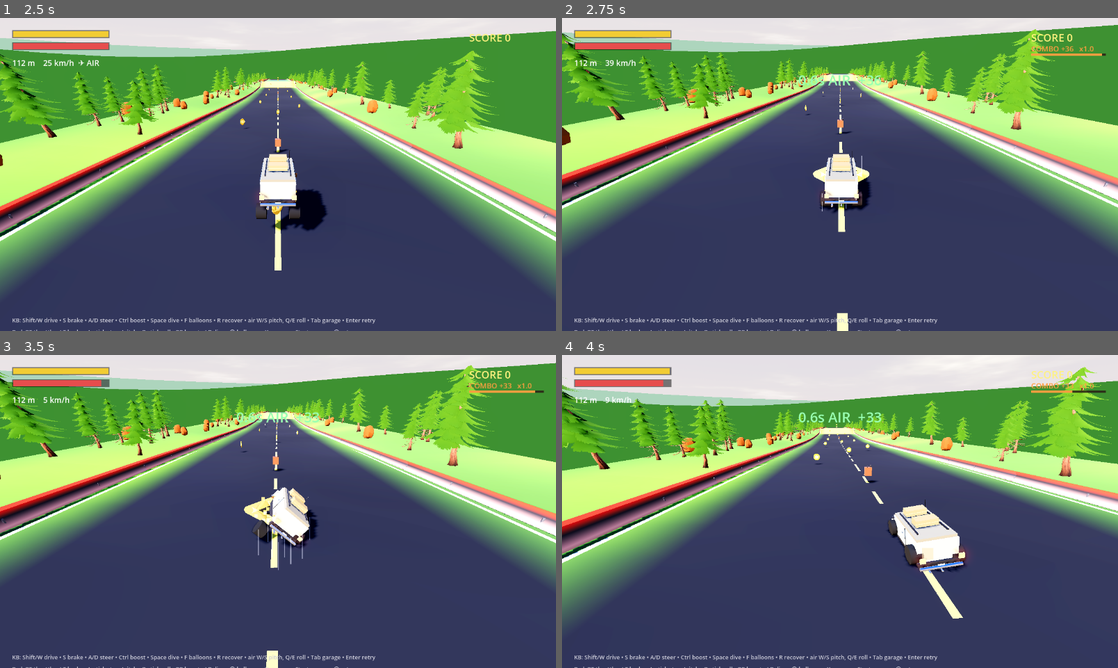
Above: before the commit, frames 1-4 (two rows, left to right).
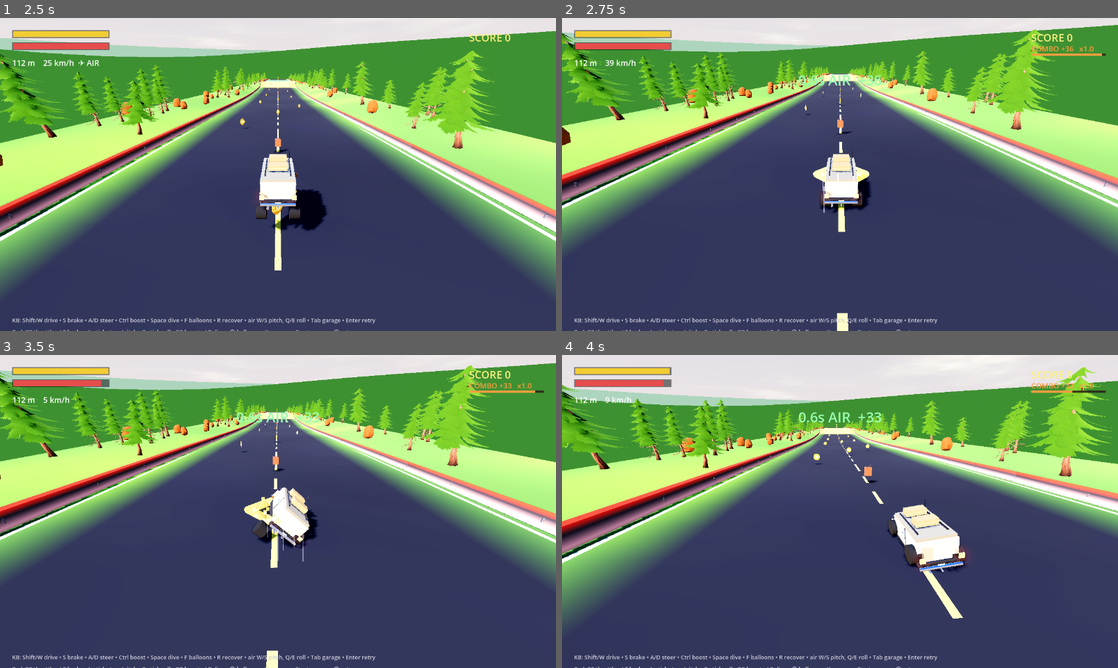
Above: after the commit, the same moments.

Repository: MilkManManiac/HillClimbRacer
Game: Godot game, scene res://scenes/HillClimb.tscn
Same seed, same stepped clock (60 frames per second), same inputs: the game is played once before the commit and once after it.
Inputs (mouse positions are in pixels of both pictures, inside the frame that each line leads up to):
- Up to frame 1 (2.5 s): click "🏁 CLASSIC" at 0.5 s; click "🏁 CLASSIC" at 1.25 s; click "START ▶ (Enter / Ⓐ)" at 2 s
- Up to frame 2 (2.75 s): no input
- Up to frame 3 (3.5 s): tap Enter (restart) at 2.75 s; move the mouse to (400, 495) at 2.77 s; hold E (roll_right) from 2.78 s (still down); hold F (float) from 2.78 s (still down); click (400, 495) at 2.92 s; tap Tab (toggle_shop) at 3.02, 3.32 s
- Up to frame 4 (4 s): release E (roll_right) at 3.5 s; release F (float) at 3.5 s; drag from (728, 527) to (812, 574) at 3.52 s

Frame 1 is identical in both runs. In frame 2, less than 0.1% of the frame differs, in the area x 46-54%, y 44-65%; in frame 3, 0.2%, in the area x 46-56%, y 48-69%; in frame 4, nothing differs.

Commit message:
HC v7.8: wreck explosions + impact FX language
Health deaths now detonate: expanding hot-orange core flash, thin ground
shockwave ring, orange light flicker, one-shot debris chunk burst plus the
body's own remaining panels, then a fire-lick/ember smolder under a rising
smoke column (~4 s). Camera kick + hard thud ride the existing landed signal,
so no HCMain changes. Dry-tank deaths still park quietly. Retry/respawn park
the whole rig instantly.

Landing language: big impacts add a directional dirt spray ploughed along
travel; PERFECT landings answer with a clean white shockwave instead of dirt.
play_wreck gains a 42 Hz sub thump and a crackle tail.

New _fx_puff_mat/_soft_puff_tex: scale-respecting particle billboards with a
soft radial sprite — the legacy dust material's BILLBOARD_ENABLED discards
per-particle scale (and code-path BILLBOARD_PARTICLES needs 1x1 anim frames),
which is why the first pass rendered giant hard-edged squares.

tests/WreckShot.tscn captures the explosion timeline as PNGs for eyeballing
(with per-emitter --diag isolation).

Co-Authored-By: Claude Fable 5 <noreply@anthropic.com>

Diff:
--- a/scripts/hc/HCAudio.gd
+++ b/scripts/hc/HCAudio.gd
@@ -444,21 +444,36 @@
 
 ## A noisy crunch (low-passed noise) over a low sine thud — the wreck sound.
 func _make_wreck() -> PackedVector2Array:
-	var dur := 0.45
+	# three layers: the original metal crunch (front-loaded), a 42 Hz sub thump so the
+	# explosion lands in the chest, and a sparse crackle tail (debris settling) that
+	# rises after the hit and dies with the buffer
+	var dur := 0.9
 	var n := int(dur * MIX_RATE)
 	var buf := PackedVector2Array()
 	buf.resize(n)
 	var lp := 0.0
 	var ph := 0.0
+	var sph := 0.0
+	var crk := 0.0
 	var inc := TAU * 70.0 / MIX_RATE
+	var sinc := TAU * 42.0 / MIX_RATE
 	for i in range(n):
 		var t := float(i) / float(maxi(n, 1))
-		var env := pow(1.0 - t, 2.2)
+		# the crunch occupies the first half of the (now longer) buffer at its old feel
+		var tc := minf(t * 2.0, 1.0)
+		var env := pow(1.0 - tc, 2.2)
 		lp = lerpf(lp, randf() * 2.0 - 1.0, 0.4)
-		var thud := sin(ph) * pow(1.0 - t, 4.0)
-		var v := clampf((lp * 0.5 + thud * 0.4) * env * 0.85, -0.95, 0.95)
+		var thud := sin(ph) * pow(1.0 - tc, 4.0)
+		var sub := sin(sph) * pow(1.0 - t, 2.6) * 0.5
+		# crackle: rare impulses smeared through a one-pole low-pass, fading over the tail
+		if randf() < 0.015:
+			crk = randf() * 2.0 - 1.0
+		crk *= 0.994
+		var tail := crk * clampf(t * 6.0, 0.0, 1.0) * pow(1.0 - t, 1.6) * 0.55
+		var v := clampf((lp * 0.5 + thud * 0.4) * env * 0.85 + sub + tail, -0.95, 0.95)
 		buf[i] = Vector2(v, v)
 		ph = fmod(ph + inc, TAU)
+		sph = fmod(sph + sinc, TAU)
 	return buf
 
 ## Low thud for landings. strength 0-1 scales both loudness and how boomy/long it is —
--- a/scripts/hc/HCCar.gd
+++ b/scripts/hc/HCCar.gd
@@ -82,6 +82,19 @@
 var _dust: GPUParticles3D        # small landing dust (soft touchdowns)
 var _dust_big: GPUParticles3D    # bigger landing dust (hard impacts)
 var _ring_puff: GPUParticles3D   # ground-hugging ring puff (really hard landings)
+var _dust_dir: GPUParticles3D    # directional dirt spray along travel (big landings)
+var _perfect_ring: GPUParticles3D  # clean white shockwave — the PERFECT-landing read
+# --- wreck explosion rig (pre-built once; a wreck only restarts/pokes it) ------
+var _expl_root: Node3D           # top_level holder so the fireball ignores body tilt
+var _expl_flash: MeshInstance3D  # emissive core sphere: expands + fades in ~0.25 s
+var _expl_ring: MeshInstance3D   # ground shockwave torus: expands + fades in ~0.6 s
+var _expl_light: OmniLight3D     # orange flicker over the first ~0.7 s
+var _expl_smoke: GPUParticles3D  # thick column that rises/disperses ~3.5 s
+var _expl_fire: GPUParticles3D   # flame licks smoldering at the wreck ~2 s
+var _expl_embers: GPUParticles3D # sparks lofting off the fire
+var _expl_debris: GPUParticles3D # tumbling low-poly chunks (covers GLB bodies too)
+var _expl_t: float = -1.0        # explosion timeline clock (-1 = idle)
+var _exploded: bool = false      # one fireball per death
 var _rockets: Array[Node3D] = []
 var _rocket_flames: Array[GPUParticles3D] = []
 var _rocket_cores: Array[GPUParticles3D] = []   # bright inner core of the boost jets
@@ -260,6 +273,7 @@
 	_build_airbrake()
 	_build_cans()
 	_build_dust()
+	_build_explosion()
 	_build_rockets()
 	_build_balloons()
 	_build_smoke()
@@ -275,6 +289,10 @@
 	center_of_mass = Vector3(0, com_height, 0)
 
 func _physics_process(delta: float) -> void:
+	# the explosion timeline must keep animating regardless of alive/dead/frozen —
+	# a retry can race a mid-anim fireball and would otherwise freeze it on screen
+	if _expl_t >= 0.0:
+		_update_explosion(delta)
 	if dead:
 		# any death path (health, off-map, gap fall, fuel) reaches this guard on the
 		# next tick — the one place a still-open combo pot reliably drops
@@ -285,6 +303,11 @@
 			linear_velocity = Vector3.ZERO
 			angular_velocity = Vector3.ZERO
 			freeze = true
+			# the fireball is for VIOLENT deaths only — coasting to a stop on an
+			# empty tank parks quietly; health deaths (crash/off-road/off-map) blow
+			if not _exploded and health <= 0.0:
+				_exploded = true
+				_explode()
 		return
 	var up := global_transform.basis.y
 	var fwd := -global_transform.basis.z
@@ -770,6 +793,10 @@
 				var hv := Vector3(linear_velocity.x, 0.0, linear_velocity.z)
 				if hv.length() > 2.0:
 					linear_velocity += hv.normalized() * 1.5
+				# the skill read: a clean white shockwave instead of dirt
+				if _perfect_ring:
+					_perfect_ring.global_position = global_position + Vector3(0, -0.3, 0)
+					_perfect_ring.restart()
 		else:
 			trick_text = "SLOPPY LANDING!"
 			_trick_timer = 1.4
@@ -788,6 +815,13 @@
 			if _ring_puff:
 				_ring_puff.global_position = puff_pos
 				_ring_puff.restart()
+			# plough a dirt spray FORWARD along travel — a big hit should visibly
+			# throw ground where you're going, not just puff in place
+			var hvel := Vector3(vel.x, 0.0, vel.z)
+			if _dust_dir and hvel.length() > 4.0:
+				_dust_dir.global_transform = Transform3D(
+						Basis.looking_at(hvel.normalized(), Vector3.UP), puff_pos)
+				_dust_dir.restart()
 		elif _dust:
 			_dust.global_position = puff_pos
 			_dust.restart()
@@ -939,6 +973,7 @@
 	global_transform = Transform3D(Basis(), start)
 	reset_physics_interpolation()
 	_restore_shed_panels()   # full health again -> put the panels back on
+	_expl_reset()            # no smoke column hanging over the fresh run
 
 ## Un-hide every panel shedding hid, clear the shed-tracking list, drop the
 ## threshold memory back to full health, and free any clones still tumbling
@@ -1054,6 +1089,7 @@
 	_combo_time = 0.0
 	_drift_seg_pts = 0.0
 	reset_physics_interpolation()
+	_expl_reset()   # a pit-fall respawn must not leave a fireball animating below
 	# NOTE: health is NOT restored on a checkpoint respawn (only reset_run does that),
 	# so shed panels intentionally stay off — the car should still look as beat-up as
 	# its HP says. Any clones still tumbling from the wipeout keep animating/self-free
@@ -2542,6 +2578,44 @@
 	# small, subtle pop at a panel's spot the instant it detaches — reuses the same
 	# dust-puff shape/material as landings, just tiny, so it doesn't need its own asset.
 	_panel_pop = _make_dust(10, 0.4, 1.0, 2.4, 55.0, 0.12, 0.3, 0.5)
+	# directional dirt spray for BIG landings: fired aimed along travel so the hit
+	# visibly ploughs forward instead of only puffing straight up
+	_dust_dir = _make_dust(30, 0.7, 8.0, 14.0, 14.0, 0.5, 1.2, 0.66)
+	var ddm := _dust_dir.process_material as ParticleProcessMaterial
+	ddm.direction = Vector3(0, 0.35, -1.0)   # forward-and-slightly-up in emitter space
+	ddm.gravity = Vector3(0, -9.0, 0)
+	# PERFECT landings answer with a clean white shockwave instead of dirt — the
+	# reward has to read at a glance as "that was skill", not "that was a crash"
+	_perfect_ring = GPUParticles3D.new()
+	_perfect_ring.amount = 26
+	_perfect_ring.lifetime = 0.45
+	_perfect_ring.one_shot = true
+	_perfect_ring.emitting = false
+	_perfect_ring.explosiveness = 1.0
+	_perfect_ring.local_coords = false
+	var ppm := ParticleProcessMaterial.new()
+	ppm.emission_shape = ParticleProcessMaterial.EMISSION_SHAPE_RING
+	ppm.emission_ring_axis = Vector3.UP
+	ppm.emission_ring_radius = 0.5
+	ppm.emission_ring_inner_radius = 0.3
+	ppm.emission_ring_height = 0.05
+	ppm.direction = Vector3(0, 0.05, 0)
+	ppm.spread = 4.0
+	ppm.initial_velocity_min = 0.4
+	ppm.initial_velocity_max = 0.9
+	ppm.radial_accel_min = 14.0
+	ppm.radial_accel_max = 19.0
+	ppm.gravity = Vector3.ZERO
+	ppm.scale_min = 0.5
+	ppm.scale_max = 0.9
+	_perfect_ring.process_material = ppm
+	var pqm := QuadMesh.new()
+	pqm.size = Vector2(0.4, 0.4)
+	# soft scale-respecting sprite — the shared dust billboard would render these
+	# as hard 0.5 m squares (see _fx_puff_mat)
+	pqm.material = _fx_puff_mat(Color(0.95, 0.98, 1.0, 0.8), true)
+	_perfect_ring.draw_pass_1 = pqm
+	add_child(_perfect_ring)
 
 ## A brief expanding ring of dust that hugs the ground — only fires on the really
 ## hard landings. Uses an emission RING (flat, at ground level) with radial
@@ -2580,6 +2654,237 @@
 	qm.material = dm
 	_ring_puff.draw_pass_1 = qm
 	add_child(_ring_puff)
+
+# --- wreck explosion -----------------------------------------------------------
+
+## Soft radial sprite (white core fading to clear) shared by the explosion emitters.
+## Without a texture, particle quads read as HARD-EDGED SQUARES the instant they get
+## big — fine for the tiny legacy dust puffs, ruinous for a 6 m smoke billow.
+static var _puff_tex: GradientTexture2D
+
+static func _soft_puff_tex() -> GradientTexture2D:
+	if _puff_tex == null:
+		var g := Gradient.new()
+		# assign both arrays wholesale — add_point/set_color index games left the
+		# endpoint opaque once (the square-rim/ring artifact)
+		g.offsets = PackedFloat32Array([0.0, 0.55, 1.0])
+		g.colors = PackedColorArray([Color(1, 1, 1, 1), Color(1, 1, 1, 0.55), Color(1, 1, 1, 0)])
+		_puff_tex = GradientTexture2D.new()
+		_puff_tex.gradient = g
+		_puff_tex.fill = GradientTexture2D.FILL_RADIAL
+		_puff_tex.fill_from = Vector2(0.5, 0.5)
+		_puff_tex.fill_to = Vector2(0.5, 0.0)
+		_puff_tex.width = 64
+		_puff_tex.height = 64
+	return _puff_tex
+
+## Particle billboard that RESPECTS per-particle scale (BILLBOARD_PARTICLES +
+## keep_scale) — the legacy dust material's plain BILLBOARD_ENABLED silently
+## discards it, which is why its emitters tune size via mesh size instead.
+func _fx_puff_mat(col: Color, additive: bool) -> StandardMaterial3D:
+	var m := StandardMaterial3D.new()
+	m.albedo_color = col
+	m.albedo_texture = _soft_puff_tex()
+	m.vertex_color_use_as_albedo = true   # lets a color_ramp fade ride on top
+	m.transparency = BaseMaterial3D.TRANSPARENCY_ALPHA
+	if additive:
+		m.blend_mode = BaseMaterial3D.BLEND_MODE_ADD
+	m.billboard_mode = BaseMaterial3D.BILLBOARD_PARTICLES
+	m.billboard_keep_scale = true
+	# BILLBOARD_PARTICLES drives UVs from the anim-frame grid; the code-path default
+	# of 0 frames degenerates the UVs into square/ring artifacts — 1x1 = whole texture
+	m.particles_anim_h_frames = 1
+	m.particles_anim_v_frames = 1
+	m.particles_anim_loop = false
+	m.shading_mode = BaseMaterial3D.SHADING_MODE_UNSHADED
+	return m
+
+## Everything the fireball needs, built ONCE at spawn and parked invisible. A wreck
+## only restarts emitters and pokes scales/energies — probes kill cars constantly
+## (StuntProbe/MapProbe/TrialProbe), so death must never allocate.
+func _build_explosion() -> void:
+	_expl_root = Node3D.new()
+	_expl_root.top_level = true   # the fireball sits in the WORLD; a tipped-over body must not tilt it
+	_expl_root.visible = false
+	add_child(_expl_root)
+	# core flash: emissive sphere that balloons out and burns off in a quarter second
+	_expl_flash = MeshInstance3D.new()
+	var fm := SphereMesh.new()
+	fm.radius = 1.0
+	fm.height = 2.0
+	var fmat := StandardMaterial3D.new()
+	fmat.albedo_color = Color(1.0, 0.5, 0.12, 0.85)   # HOT orange — pale washed to butter
+	fmat.emission_enabled = true
+	fmat.emission = Color(1.0, 0.42, 0.08)
+	fmat.emission_energy_multiplier = 8.0
+	fmat.transparency = BaseMaterial3D.TRANSPARENCY_ALPHA
+	fmat.blend_mode = BaseMaterial3D.BLEND_MODE_ADD
+	fmat.shading_mode = BaseMaterial3D.SHADING_MODE_UNSHADED
+	fm.material = fmat
+	_expl_flash.mesh = fm
+	_expl_flash.visible = false
+	_expl_root.add_child(_expl_flash)
+	# ground shockwave: flat torus that races outward (TorusMesh already lies in XZ —
+	# the pickup ring's 90° rotation bug is exactly what NOT to do here)
+	_expl_ring = MeshInstance3D.new()
+	var tm := TorusMesh.new()
+	# thin tube: uniform scaling fattens the tube with the ring — at 11x a fat torus
+	# reads as a giant mud donut, a 0.04 tube stays a crisp racing shockwave
+	tm.inner_radius = 0.92
+	tm.outer_radius = 1.0
+	var tmat := StandardMaterial3D.new()
+	tmat.albedo_color = Color(1.0, 0.85, 0.55, 0.85)
+	tmat.emission_enabled = true
+	tmat.emission = Color(1.0, 0.6, 0.2)
+	tmat.emission_energy_multiplier = 3.4
+	tmat.transparency = BaseMaterial3D.TRANSPARENCY_ALPHA
+	tmat.blend_mode = BaseMaterial3D.BLEND_MODE_ADD
+	tmat.shading_mode = BaseMaterial3D.SHADING_MODE_UNSHADED
+	tm.material = tmat
+	_expl_ring.mesh = tm
+	_expl_ring.visible = false
+	_expl_root.add_child(_expl_ring)
+	# orange flicker light — sells the flash on the surrounding road/rails at night
+	_expl_light = OmniLight3D.new()
+	_expl_light.light_color = Color(1.0, 0.58, 0.2)
+	_expl_light.omni_range = 20.0
+	_expl_light.light_energy = 0.0
+	_expl_light.shadow_enabled = false
+	_expl_root.add_child(_expl_light)
+	# smoke column: dark, slow, billows fat (growth 2.4) and drifts up for seconds
+	_expl_smoke = _make_smoke(Color(0.10, 0.10, 0.11, 0.8), 1.2, 2.6, 2.2, 4.2, Vector3(0, 1, 0), 56, 3.2, 0.5, 2.4)
+	_expl_smoke.one_shot = true
+	_expl_smoke.explosiveness = 0.25   # staggered spawn -> a rising COLUMN, not one blob
+	# soft particle-billboard material so the big scales + growth curve actually apply
+	(_expl_smoke.draw_pass_1 as QuadMesh).material = _fx_puff_mat(Color(1, 1, 1, 1), false)
+	_expl_root.add_child(_expl_smoke)
+	# flame licks that smolder at the wreck for a couple of seconds after the flash
+	_expl_fire = _make_smoke(Color(1.0, 0.45, 0.1, 0.85), 0.5, 1.1, 1.6, 3.2, Vector3(0, 1, 0), 44, 1.0, 1.2, 0.55)
+	_expl_fire.one_shot = true
+	_expl_fire.explosiveness = 0.0     # spread across the window = licking, not bursting
+	(_expl_fire.draw_pass_1 as QuadMesh).material = _fx_puff_mat(Color(1, 1, 1, 1), true)
+	_expl_root.add_child(_expl_fire)
+	# embers: tiny additive sparks lofting off the fire — own small quad + a material
+	# that keeps particle scale (the shared dust material would render 0.5 m squares)
+	_expl_embers = _make_dust(30, 1.6, 3.0, 7.0, 70.0, 0.6, 1.0, 0.9)
+	remove_child(_expl_embers)   # _make_dust parents to the car; the rig owns it
+	_expl_root.add_child(_expl_embers)
+	var eq := QuadMesh.new()
+	eq.size = Vector2(0.09, 0.09)
+	eq.material = _fx_puff_mat(Color(1.0, 0.6, 0.15, 0.95), true)
+	_expl_embers.draw_pass_1 = eq
+	(_expl_embers.process_material as ParticleProcessMaterial).gravity = Vector3(0, -2.0, 0)
+	# debris: tumbling low-poly chunks — covers imported GLB bodies, which have no
+	# small panels for the shed machinery to throw
+	_expl_debris = GPUParticles3D.new()
+	_expl_debris.amount = 26
+	_expl_debris.lifetime = 1.5
+	_expl_debris.one_shot = true
+	_expl_debris.emitting = false
+	_expl_debris.explosiveness = 1.0
+	_expl_debris.local_coords = false
+	var dpm := ParticleProcessMaterial.new()
+	dpm.direction = Vector3(0, 1, 0)
+	dpm.spread = 70.0
+	dpm.initial_velocity_min = 6.0
+	dpm.initial_velocity_max = 13.0
+	dpm.gravity = Vector3(0, -14.0, 0)
+	dpm.angle_min = 0.0
+	dpm.angle_max = 360.0
+	dpm.angular_velocity_min = -360.0
+	dpm.angular_velocity_max = 360.0
+	dpm.scale_min = 0.5
+	dpm.scale_max = 1.3
+	_expl_debris.process_material = dpm
+	var dbm := BoxMesh.new()
+	dbm.size = Vector3(0.22, 0.1, 0.26)
+	var dmat := StandardMaterial3D.new()
+	dmat.albedo_color = Color(0.22, 0.21, 0.2)
+	dmat.roughness = 0.8
+	dbm.material = dmat
+	_expl_debris.draw_pass_1 = dbm
+	_expl_root.add_child(_expl_debris)
+
+## Light the fireball at the wreck's resting spot. Only health deaths reach here
+## (see the dead guard) — a dry tank parks quietly.
+func _explode() -> void:
+	if _expl_root == null:
+		return
+	var pos := global_position + Vector3(0, 0.4, 0)
+	_expl_root.visible = true
+	_expl_root.global_position = pos
+	# the shockwave hugs the GROUND under the wreck, not the (possibly airborne) body
+	var gy := pos.y - 0.6
+	if terrain:
+		gy = (float(terrain.call("height_at_y", pos.x, pos.z, pos.y)) if _ter_hint
+				else float(terrain.call("height_at", pos.x, pos.z)))
+	_expl_ring.global_position = Vector3(pos.x, gy + 0.15, pos.z)
+	_expl_flash.visible = true
+	_expl_flash.scale = Vector3.ONE * 0.6
+	_expl_ring.visible = true
+	_expl_ring.scale = Vector3.ONE
+	_expl_light.light_energy = 7.0
+	_expl_smoke.restart()
+	_expl_fire.restart()
+	_expl_embers.restart()
+	_expl_debris.restart()
+	_expl_t = 0.0
+	# procedural bodies also throw their REAL remaining panels — far juicier than
+	# generic chunks (GLB shells are one mesh, nothing to shed — the debris covers them)
+	if _glb_top == 0.0 and _body != null:
+		_shed_n_panels(4)
+	# one strong synthetic "landing": HCMain turns it into the camera kick/FOV punch
+	# and HCAudio into a hard body thud layered under play_wreck — both connect to
+	# this signal already, so the explosion needs no new cross-file plumbing
+	landed.emit(26.0, 0.0)
+
+## Park the rig instantly (retry/respawn) — no lingering smoke over a fresh run.
+func _expl_reset() -> void:
+	_exploded = false
+	_expl_t = -1.0
+	if _expl_root == null:
+		return
+	_expl_root.visible = false
+	_expl_flash.visible = false
+	_expl_ring.visible = false
+	_expl_light.light_energy = 0.0
+	for p in [_expl_smoke, _expl_fire, _expl_embers, _expl_debris]:
+		if p:
+			p.emitting = false
+
+## Drive the flash/ring/light timeline. Runs from _physics_process whenever the
+## clock is live — including after a respawn raced a mid-anim fireball.
+func _update_explosion(delta: float) -> void:
+	_expl_t += delta
+	var t := _expl_t
+	# flash: balloon 0.6 -> ~4.5 with a fast ease-out, alpha burns off by 0.25 s
+	if t < 0.25:
+		var k := 1.0 - pow(1.0 - t / 0.25, 2.0)
+		_expl_flash.scale = Vector3.ONE * lerpf(0.6, 3.6, k)
+		var fmat := (_expl_flash.mesh as SphereMesh).material as StandardMaterial3D
+		fmat.albedo_color.a = 0.9 * (1.0 - t / 0.25)
+	elif _expl_flash.visible:
+		_expl_flash.visible = false
+	# ring: races out to ~9 m and thins away by 0.5 s (Y stays 1 — the tube must
+	# not fatten vertically as the ring grows; alpha dies on a steeper curve so the
+	# late wide ring never lingers as a tan band across the road)
+	if t < 0.5:
+		var rk := 1.0 - pow(1.0 - t / 0.5, 2.4)
+		var rs := lerpf(1.0, 9.0, rk)
+		_expl_ring.scale = Vector3(rs, 1.0, rs)
+		var tmat := (_expl_ring.mesh as TorusMesh).material as StandardMaterial3D
+		tmat.albedo_color.a = 0.85 * pow(1.0 - t / 0.5, 1.6)
+	elif _expl_ring.visible:
+		_expl_ring.visible = false
+	# light: flickers while it decays over 0.7 s (deterministic wobble, no randf cost)
+	if t < 0.7:
+		_expl_light.light_energy = 7.0 * (1.0 - t / 0.7) * (0.75 + 0.25 * sin(t * 47.0))
+	else:
+		_expl_light.light_energy = 0.0
+	# all emitters are one-shot and done by ~4 s — park the clock
+	if t > 4.0:
+		_expl_t = -1.0
+		_expl_root.visible = false
 
 # --- damage panel-shedding ----------------------------------------------------
 ## Health-threshold panel pops: 2 panels fly off crossing below 70% HP, 3 more
--- /dev/null
+++ b/tests/WreckShot.gd
@@ -0,0 +1,56 @@
+extends Node
+## Boots the real game, drives briefly, forces a health wreck, and captures the
+## explosion timeline as PNGs (~0.1 / 0.5 / 1.5 / 3.0 s after death) so the fireball
+## can be verified visually. Run WITHOUT --headless; delete the PNGs after looking.
+
+var _rf := 0
+var _began := false
+var _killed := false
+var _t_dead := -1.0
+var _shots_done: Array[bool] = [false, false, false, false]
+const SHOT_TIMES := [0.1, 0.5, 1.5, 3.0]
+
+func _ready() -> void:
+	process_mode = Node.PROCESS_MODE_ALWAYS
+	var main: Node = load("res://scenes/HillClimb.tscn").instantiate()
+	main.set("save_enabled", false)
+	add_child(main)
+
+func _process(delta: float) -> void:
+	_rf += 1
+	var main := get_child(0)
+	if _rf == 20 and not _began:
+		_began = true
+		main.call("_begin_game")
+	# let the car settle + roll a moment so the wreck happens on real road
+	if _rf == 140 and not _killed:
+		_killed = true
+		var car: Node = main.get("_car")
+		if car:
+			# diagnostic toggle: silence chosen emitters via --diag=embers,debris,fire,smoke
+			for arg in OS.get_cmdline_user_args():
+				if arg.begins_with("--diag="):
+					var names := {"embers": "_expl_embers", "debris": "_expl_debris",
+							"fire": "_expl_fire", "smoke": "_expl_smoke"}
+					for key in arg.trim_prefix("--diag=").split(","):
+						if names.has(key) and car.get(names[key]):
+							(car.get(names[key]) as GPUParticles3D).amount = 1
+			car.set("health", 0.0)
+		_t_dead = 0.0
+	if _t_dead >= 0.0:
+		_t_dead += delta
+		# the death shop covers the whole screen — hide it so the shots show the FX
+		var shop: Node = main.get("_shop")
+		if shop:
+			shop.set("visible", false)
+		for i in range(SHOT_TIMES.size()):
+			if not _shots_done[i] and _t_dead >= float(SHOT_TIMES[i]):
+				_shots_done[i] = true
+				_snap(i)
+				return
+
+func _snap(i: int) -> void:
+	await RenderingServer.frame_post_draw
+	get_viewport().get_texture().get_image().save_png("res://wreck_shot_%d.png" % i)
+	if i == SHOT_TIMES.size() - 1:
+		get_tree().quit()
--- /dev/null
+++ b/tests/WreckShot.tscn
@@ -0,0 +1,6 @@
+[gd_scene load_steps=2 format=3]
+
+[ext_resource type="Script" path="res://tests/WreckShot.gd" id="1"]
+
+[node name="WreckShot" type="Node"]
+script = ExtResource("1")
